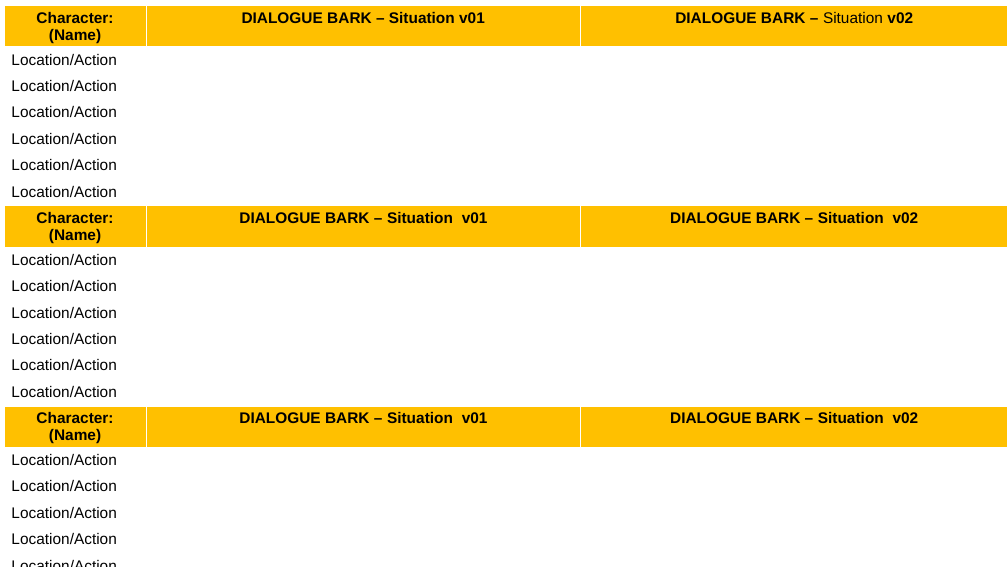
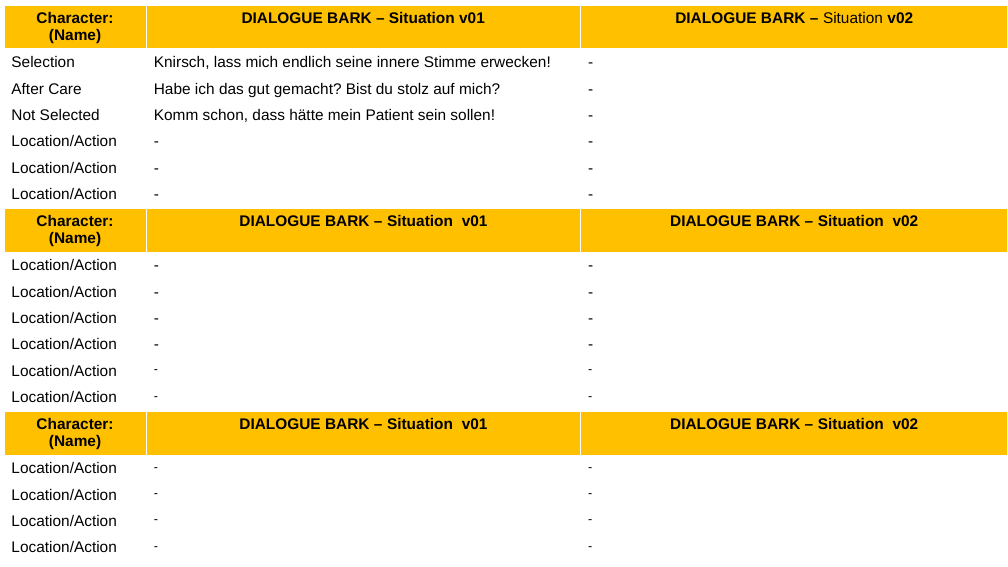
Before and after one commit to E1kari/Game-Jaaaam, a slide deck: slide 5 of Design Stuff/Narrativ/Masken/Wut Maske.pptx (slide 7 before the commit). Drawn at 1008x567 pixels with LibreOffice and Linux fonts; fonts in the diff are those of the drawing. Boxes give left, top, right and bottom in pixels: in the first picture for what was removed or moved away, otherwise in the second. Text is boxed around its words. In the diff, an @@ line names an element or a change of style, - is before the commit and + after.

```diff
--- a/Design Stuff/Narrativ/Masken/Wut Maske.pptx
+++ b/Design Stuff/Narrativ/Masken/Wut Maske.pptx
@@ table at <box>4,6,1008,567</box> @@
+row 2: Selection | Knirsch, lass mich endlich seine innere Stimme erwecken! | -
+row 3: After Care | Habe ich das gut gemacht? Bist du stolz auf mich? | -
+row 4: Not Selected | Komm schon, dass hätte mein Patient sein sollen! | -
+row 5: Location/Action | - | -
+row 6: Location/Action | - | -
+row 7: Location/Action | - | -
+row 8: Character: (Name) | DIALOGUE BARK – Situation v01 | DIALOGUE BARK – Situation v02
+row 9: Location/Action | - | -
+row 10: Location/Action | - | -
+row 11: Location/Action | - | -
+row 12: Location/Action | - | -
+row 13: Location/Action | - | -
+row 14: Location/Action | - | -
+row 15: Character: (Name) | DIALOGUE BARK – Situation v01 | DIALOGUE BARK – Situation v02
+row 16: Location/Action | - | -
+row 17: Location/Action | - | -
+row 18: Location/Action | - | -
+row 19: Location/Action | - | -
-row 4: Location/Action |  | 
-row 5: Location/Action |  | 
-row 6: Location/Action |  | 
-row 7: Location/Action |  | 
-row 8: Character: (Name) | DIALOGUE BARK – Situation v01 | DIALOGUE BARK – Situation v02
-row 9: Location/Action |  | 
-row 10: Location/Action |  | 
-row 11: Location/Action |  | 
-row 12: Location/Action |  | 
-row 13: Location/Action |  | 
-row 14: Location/Action |  | 
-row 15: Character: (Name) | DIALOGUE BARK – Situation v01 | DIALOGUE BARK – Situation v02
-row 16: Location/Action |  | 
-row 17: Location/Action |  | 
-row 18: Location/Action |  | 
-row 19: Location/Action |  | 
-row 20: Location/Action |  | 
-row 21: Location/Action |  | 
```
Also in this commit, not shown: 2 other slides changed, 1 slide added, 4 slides removed, 2 other files.
